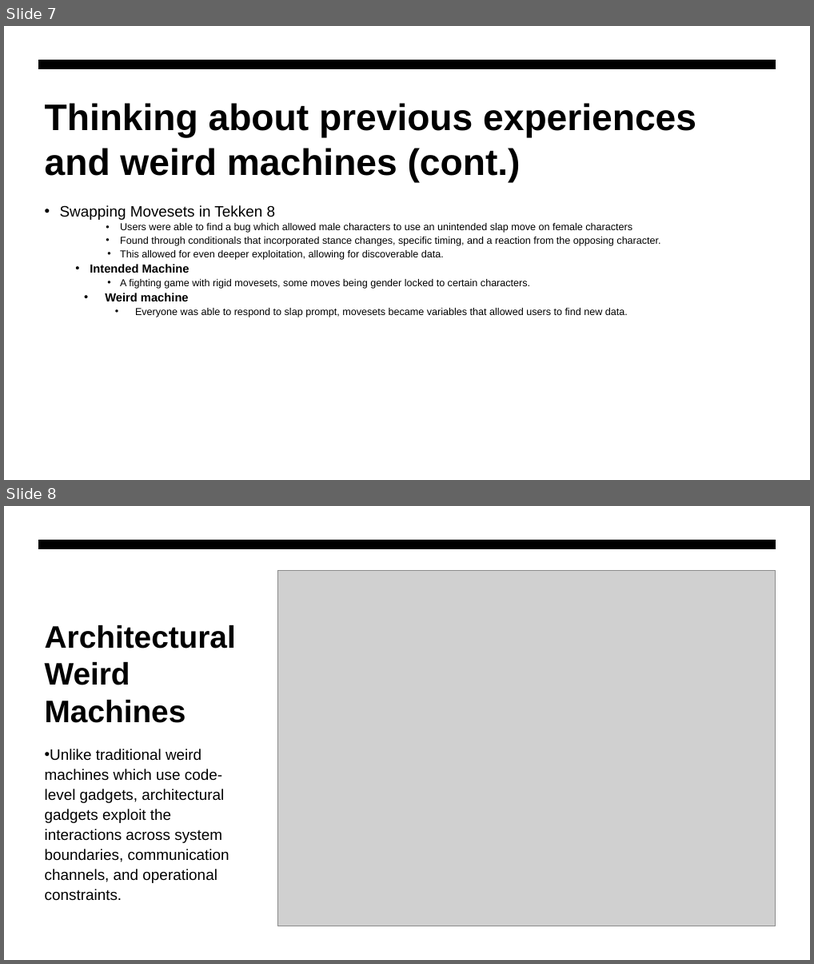
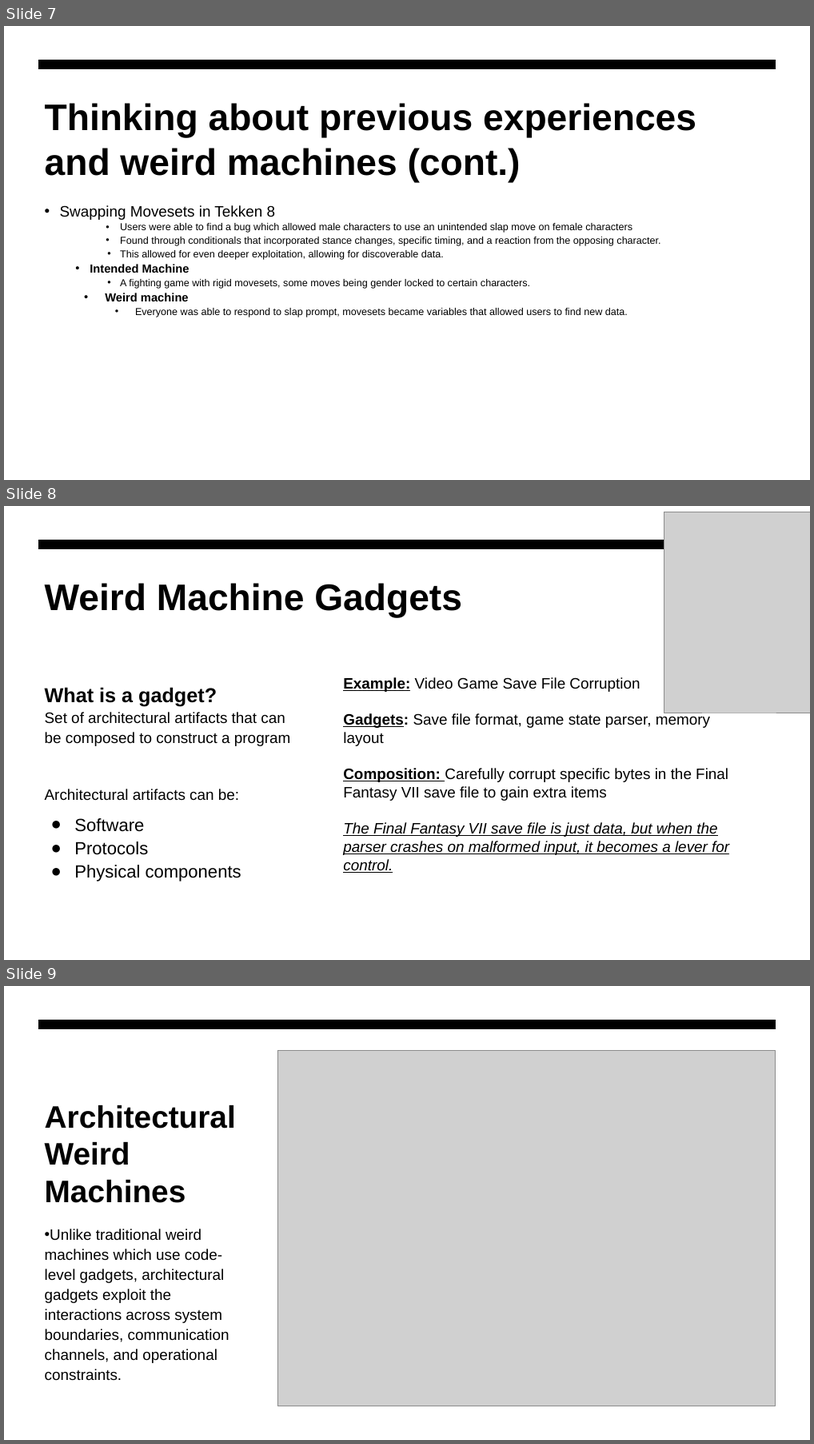
Before and after one commit to rossgore/weird_machine_gadgets, a slide deck: blog/WeirdMachinePresentation-ODU.pptx. Shown one above the other, each under a label of ours: slides 7 and 8 before the commit, slides 7, 8 and 9 after it. The pictures are 814x964 and 814x1444 pixels, drawn with LibreOffice and Linux fonts; fonts in the diff are those of the drawing; grey boxes stand for pictures. Boxes give left, top, right and bottom in pixels: in the first picture for what was removed or moved away, otherwise in the second. Text is boxed around its words. In the diff, an @@ line names an element or a change of style, - is before the commit and + after.

```diff
--- a/blog/WeirdMachinePresentation-ODU.pptx
+++ b/blog/WeirdMachinePresentation-ODU.pptx
@@ slide 8 added at [4,506,810,960], background #FFFFFF; not listed: 1 template element that a slide beside it also shows @@
@@ picture added at [665,512,810,712] @@
@@ title added at [45,583,462,618], 44 pt, text #000000, bold @@
+Weird Machine Gadgets
@@ text added at [45,687,290,881], 18 pt, text #000000 @@
+What is a gadget?
+Set of architectural artifacts that can be composed to construct a program
+Architectural artifacts can be:
+● Software
+● Protocols
+● Physical components
@@ text added at [343,677,730,872], 18 pt, text #000000 @@
+Example: Video Game Save File Corruption
+Gadgets: Save file format, game state parser, memory layout
+Composition: Carefully corrupt specific bytes in the Final Fantasy VII save file to gain extra items
+The Final Fantasy VII save file is just data, but when the parser crashes on malformed input, it becomes a lever for control.
@@ what was slide 8 is now slide 9 @@
```
Also in this commit, not shown: 1 slide changed, 1 other file.
